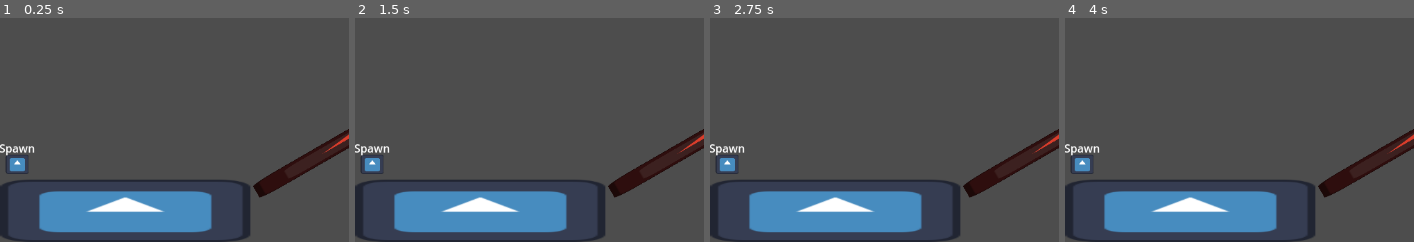
Above: before the commit, frames 1-4 (left to right).
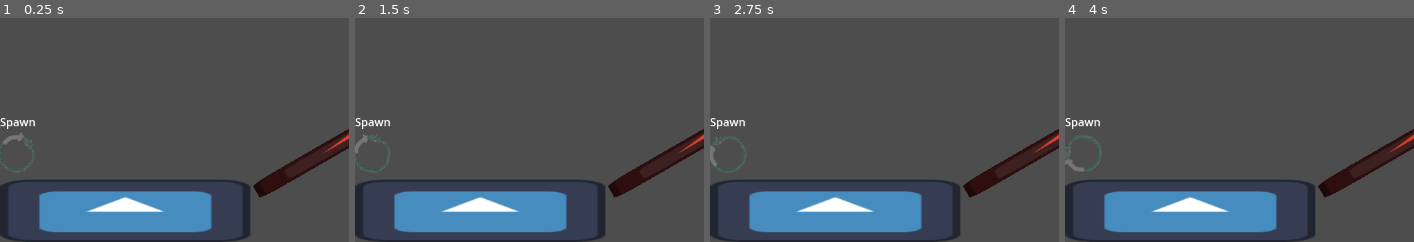
Above: after the commit, the same moments.

Repository: MrDreamhost/gmtk-jam-2025
Game: Godot game, scene res://level/level_02/level_02.tscn
The game is run twice, just before and just after one commit, with the same random seed, the same clock (stepped at 60 frames per second) and the same inputs. This scene is started directly instead of the project's main scene. The engine's default icon, where the game draws it, is replaced by a stand-in: a white triangle on a blue panel in a dark square.
Inputs:
- Up to frame 1 (0.25 s): no input
- Up to frame 2 (1.5 s): hold D (player_right) from 0.53 s (still down); tap Shift (set_spawn_point) at 0.6, 1.35 s; tap Space (player_jump) at 0.77 s
- Up to frame 3 (2.75 s): tap Space (player_jump) at 1.52 s; release D (player_right) at 2.03 s; hold A (player_left) from 2.03 s (still down); tap Shift (set_spawn_point) at 2.1 s
- Up to frame 4 (4 s): release A (player_left) at 2.78 s; hold D (player_right) from 2.78 s (still down); tap Shift (set_spawn_point) at 2.85, 3.6 s; tap Space (player_jump) at 3.02, 3.77 s
The pictures show only the part of the screen within x 0-50%, y 50-100%; the shares and areas given below are measured in that part.

The runs differ from the first frame. In frame 1, 1.0% of the frame differs, in the area x 0-11%, y 44-70%; in frame 2, 0.9%; in frame 3, 1.0%; in frame 4, 1.0%.

Commit message:
Added snake spin animation to spawnpoint

Diff:
--- a/loop_system/spawn_point.tscn
+++ b/loop_system/spawn_point.tscn
@@ -1,19 +1,148 @@
-[gd_scene load_steps=3 format=3 uid="uid://bcujsflu4nqbn"]
+[gd_scene load_steps=33 format=3 uid="uid://bcujsflu4nqbn"]
 
 [ext_resource type="Script" uid="uid://c5237mb4mfdt5" path="res://loop_system/spawn_point.gd" id="1_oh74y"]
-[ext_resource type="Texture2D" uid="uid://bjwnao17x8v8x" path="res://assets/sprites/icon.svg" id="2_1v1da"]
+[ext_resource type="Texture2D" uid="uid://cb38epsmhhqai" path="res://assets/sprites/ouroboros_hologram/0001.png" id="2_c88ov"]
+[ext_resource type="Texture2D" uid="uid://xa5vjbee66sa" path="res://assets/sprites/ouroboros_hologram/0002.png" id="3_g6rqn"]
+[ext_resource type="Texture2D" uid="uid://c316v60bxs4fw" path="res://assets/sprites/ouroboros_hologram/0003.png" id="4_tgkvr"]
+[ext_resource type="Texture2D" uid="uid://cyk2xtqtkyah6" path="res://assets/sprites/ouroboros_hologram/0004.png" id="5_h3kb5"]
+[ext_resource type="Texture2D" uid="uid://dvhn1kd6ll7dk" path="res://assets/sprites/ouroboros_hologram/0005.png" id="6_wfy12"]
+[ext_resource type="Texture2D" uid="uid://dame24m5rdi7b" path="res://assets/sprites/ouroboros_hologram/0006.png" id="7_bj2nw"]
+[ext_resource type="Texture2D" uid="uid://7jcdg3b6nxg4" path="res://assets/sprites/ouroboros_hologram/0007.png" id="8_ltklp"]
+[ext_resource type="Texture2D" uid="uid://b4yhbng178np5" path="res://assets/sprites/ouroboros_hologram/0008.png" id="9_kfedy"]
+[ext_resource type="Texture2D" uid="uid://b3k7lau7majqt" path="res://assets/sprites/ouroboros_hologram/0009.png" id="10_wve7x"]
+[ext_resource type="Texture2D" uid="uid://byom2gnikbun4" path="res://assets/sprites/ouroboros_hologram/0010.png" id="11_vm1ns"]
+[ext_resource type="Texture2D" uid="uid://tg7yjy3a88lo" path="res://assets/sprites/ouroboros_hologram/0011.png" id="12_rereq"]
+[ext_resource type="Texture2D" uid="uid://vw5tks42bjf" path="res://assets/sprites/ouroboros_hologram/0012.png" id="13_ca6w7"]
+[ext_resource type="Texture2D" uid="uid://dcqoqki76ghn5" path="res://assets/sprites/ouroboros_hologram/0013.png" id="14_71n60"]
+[ext_resource type="Texture2D" uid="uid://bnlxlsjrm310m" path="res://assets/sprites/ouroboros_hologram/0014.png" id="15_pra8q"]
+[ext_resource type="Texture2D" uid="uid://w5rt3wchuqc8" path="res://assets/sprites/ouroboros_hologram/0015.png" id="16_45cto"]
+[ext_resource type="Texture2D" uid="uid://cm5ep15s6dnh2" path="res://assets/sprites/ouroboros_hologram/0016.png" id="17_ua5ch"]
+[ext_resource type="Texture2D" uid="uid://dv0cl6rp6ly86" path="res://assets/sprites/ouroboros_hologram/0017.png" id="18_u2vbq"]
+[ext_resource type="Texture2D" uid="uid://c11cpfm1t2rf1" path="res://assets/sprites/ouroboros_hologram/0018.png" id="19_uw126"]
+[ext_resource type="Texture2D" uid="uid://3jdp1r3vlkqh" path="res://assets/sprites/ouroboros_hologram/0019.png" id="20_h7tjf"]
+[ext_resource type="Texture2D" uid="uid://c4nxvcsennpds" path="res://assets/sprites/ouroboros_hologram/0020.png" id="21_bneqo"]
+[ext_resource type="Texture2D" uid="uid://dnbpmin5nyq83" path="res://assets/sprites/ouroboros_hologram/0021.png" id="22_58s3e"]
+[ext_resource type="Texture2D" uid="uid://ds5llkr63ql4j" path="res://assets/sprites/ouroboros_hologram/0022.png" id="23_wg7p1"]
+[ext_resource type="Texture2D" uid="uid://ctn0jklfd864t" path="res://assets/sprites/ouroboros_hologram/0023.png" id="24_dqvsh"]
+[ext_resource type="Texture2D" uid="uid://dcc5vw6lug68c" path="res://assets/sprites/ouroboros_hologram/0024.png" id="25_58o15"]
+[ext_resource type="Texture2D" uid="uid://e7t8et804hyh" path="res://assets/sprites/ouroboros_hologram/0025.png" id="26_djd85"]
+[ext_resource type="Texture2D" uid="uid://cm2wlt4cxaj4m" path="res://assets/sprites/ouroboros_hologram/0026.png" id="27_njvcc"]
+[ext_resource type="Texture2D" uid="uid://dijdtc0jf2lqq" path="res://assets/sprites/ouroboros_hologram/0027.png" id="28_tbiql"]
+[ext_resource type="Texture2D" uid="uid://dv81r2dvqmhc8" path="res://assets/sprites/ouroboros_hologram/0028.png" id="29_tvprl"]
+[ext_resource type="Texture2D" uid="uid://clxclg4prxums" path="res://assets/sprites/ouroboros_hologram/0029.png" id="30_tnaot"]
+[ext_resource type="Texture2D" uid="uid://dvv0xk1y0phg" path="res://assets/sprites/ouroboros_hologram/0030.png" id="31_5yt35"]
+
+[sub_resource type="SpriteFrames" id="SpriteFrames_5j141"]
+animations = [{
+"frames": [{
+"duration": 1.0,
+"texture": ExtResource("2_c88ov")
+}, {
+"duration": 1.0,
+"texture": ExtResource("3_g6rqn")
+}, {
+"duration": 1.0,
+"texture": ExtResource("4_tgkvr")
+}, {
+"duration": 1.0,
+"texture": ExtResource("5_h3kb5")
+}, {
+"duration": 1.0,
+"texture": ExtResource("6_wfy12")
+}, {
+"duration": 1.0,
+"texture": ExtResource("7_bj2nw")
+}, {
+"duration": 1.0,
+"texture": ExtResource("8_ltklp")
+}, {
+"duration": 1.0,
+"texture": ExtResource("9_kfedy")
+}, {
+"duration": 1.0,
+"texture": ExtResource("10_wve7x")
+}, {
+"duration": 1.0,
+"texture": ExtResource("11_vm1ns")
+}, {
+"duration": 1.0,
+"texture": ExtResource("12_rereq")
+}, {
+"duration": 1.0,
+"texture": ExtResource("13_ca6w7")
+}, {
+"duration": 1.0,
+"texture": ExtResource("14_71n60")
+}, {
+"duration": 1.0,
+"texture": ExtResource("15_pra8q")
+}, {
+"duration": 1.0,
+"texture": ExtResource("16_45cto")
+}, {
+"duration": 1.0,
+"texture": ExtResource("17_ua5ch")
+}, {
+"duration": 1.0,
+"texture": ExtResource("18_u2vbq")
+}, {
+"duration": 1.0,
+"texture": ExtResource("19_uw126")
+}, {
+"duration": 1.0,
+"texture": ExtResource("20_h7tjf")
+}, {
+"duration": 1.0,
+"texture": ExtResource("21_bneqo")
+}, {
+"duration": 1.0,
+"texture": ExtResource("22_58s3e")
+}, {
+"duration": 1.0,
+"texture": ExtResource("23_wg7p1")
+}, {
+"duration": 1.0,
+"texture": ExtResource("24_dqvsh")
+}, {
+"duration": 1.0,
+"texture": ExtResource("25_58o15")
+}, {
+"duration": 1.0,
+"texture": ExtResource("26_djd85")
+}, {
+"duration": 1.0,
+"texture": ExtResource("27_njvcc")
+}, {
+"duration": 1.0,
+"texture": ExtResource("28_tbiql")
+}, {
+"duration": 1.0,
+"texture": ExtResource("29_tvprl")
+}, {
+"duration": 1.0,
+"texture": ExtResource("30_tnaot")
+}, {
+"duration": 1.0,
+"texture": ExtResource("31_5yt35")
+}],
+"loop": true,
+"name": &"default",
+"speed": 45.0
+}]
 
 [node name="SpawnPoint" type="Node2D"]
 script = ExtResource("1_oh74y")
 
-[node name="Sprite2D" type="Sprite2D" parent="."]
-position = Vector2(2.38419e-07, -14)
-scale = Vector2(0.257813, 0.21875)
-texture = ExtResource("2_1v1da")
+[node name="Sprite2D" type="AnimatedSprite2D" parent="."]
+position = Vector2(0, -30)
+scale = Vector2(0.5, 0.5)
+sprite_frames = SubResource("SpriteFrames_5j141")
+autoplay = "default"
+frame_progress = 0.65989
 
 [node name="Label" type="Label" parent="."]
-offset_left = -26.0
-offset_top = -49.0
-offset_right = 26.0
-offset_bottom = -26.0
+offset_left = -25.0
+offset_top = -87.0
+offset_right = 27.0
+offset_bottom = -64.0
 text = "Spawn"
